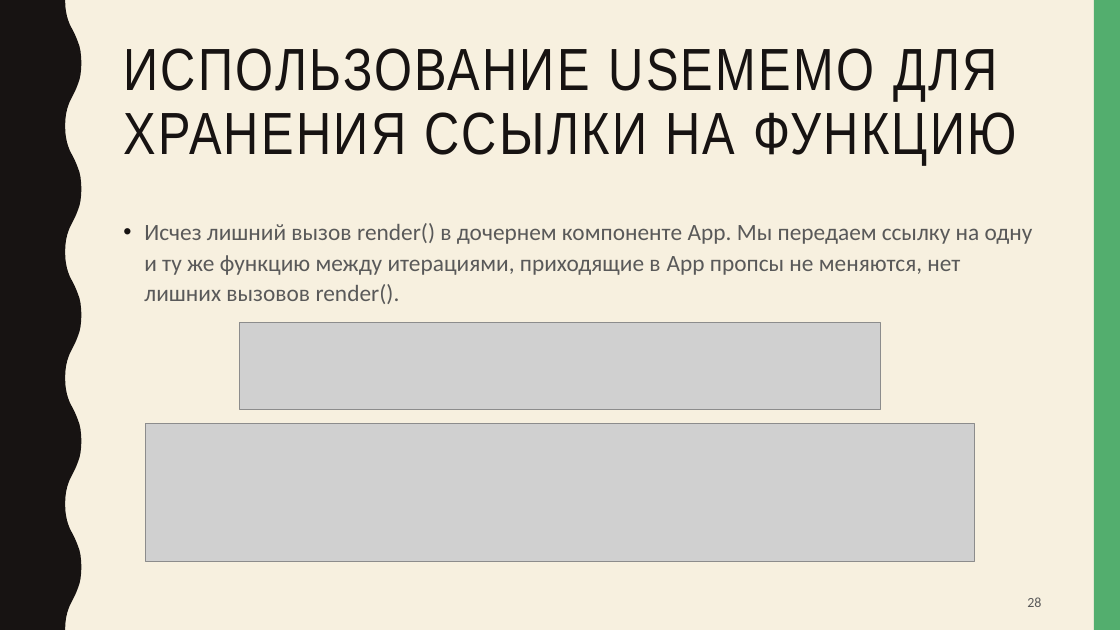
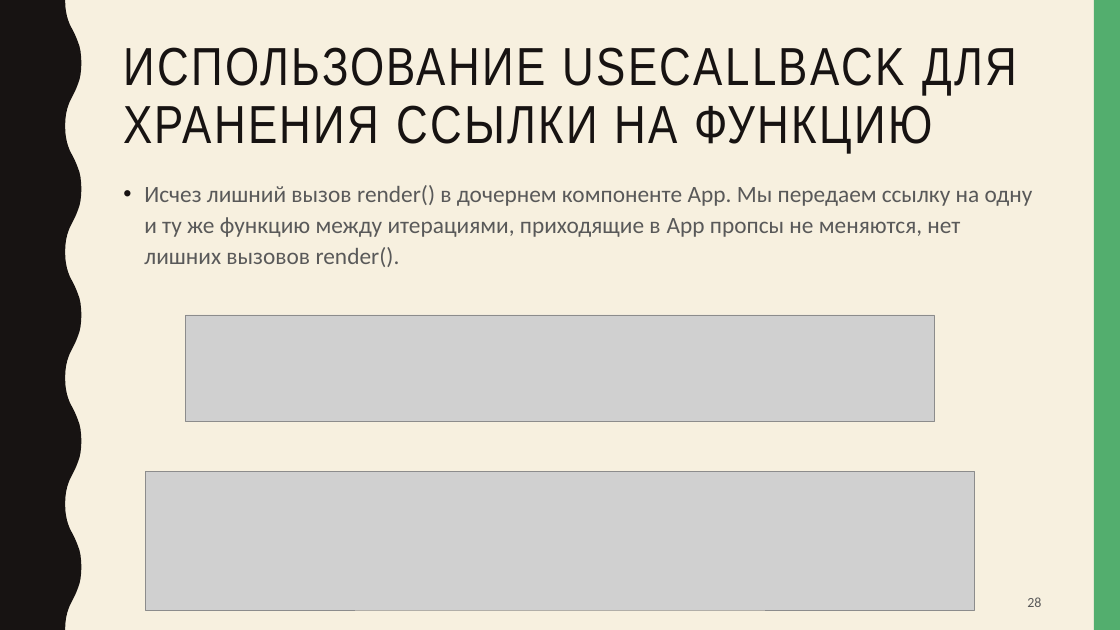
Before and after one commit to artem-gorokhovskii/PureComponent-VS-memo, a slide deck: slide 28 of PureComponent-vs-memo.pptx. Drawn at 1120x630 pixels with LibreOffice and Linux fonts; fonts in the diff are those of the drawing; grey boxes stand for pictures. Boxes give left, top, right and bottom in pixels: in the first picture for what was removed or moved away, otherwise in the second. Text is boxed around its words. In the diff, an @@ line names an element or a change of style, - is before the commit and + after.

```diff
--- a/PureComponent-vs-memo.pptx
+++ b/PureComponent-vs-memo.pptx
@@ title at box(123, 47, 1017, 153): text changed; size 51 to 45.9 pt @@
-ИСПОЛЬЗОВАНИЕ USEMEMO ДЛЯ ХРАНЕНИЯ ССЫЛКИ НА ФУНКЦИЮ
+ИСПОЛЬЗОВАНИЕ USECALLBACK ДЛЯ ХРАНЕНИЯ ССЫЛКИ НА ФУНКЦИЮ
@@ text "Исчез лишний вызов render() в ...": place and size @@
-text "Исчез лишний вызов render() в ..." at box(144, 223, 1033, 304)
+text "Исчез лишний вызов render() в ..." at box(144, 185, 1033, 267)
@@ picture: place and size @@
-picture at box(239, 323, 880, 409)
+picture at box(186, 315, 934, 422)
@@ picture: place and size @@
-picture at box(145, 423, 974, 562)
+picture at box(145, 472, 974, 611)
```
Also in this commit, not shown: 1 other slide changed, 1 slide added.
